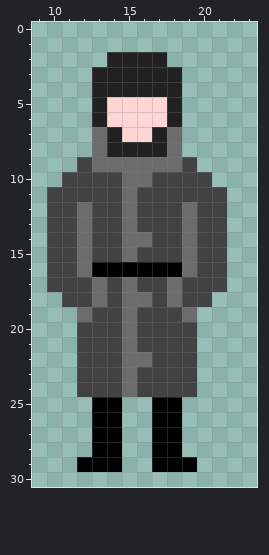
Pixel-art sprite: assets/graphics/x32/player/character_001.png. The picture above is the old version.
The file is 32x32 pixels. Shown: x 9..23, y 0..30.
The result:
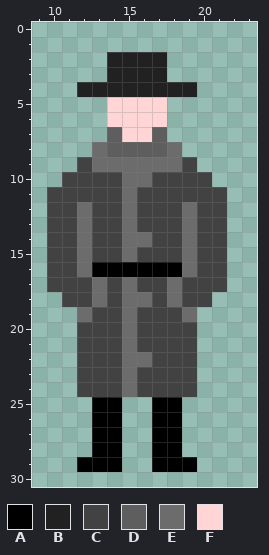
Palette (. is transparent): A #000000  B #212121  C #424242  D #5e5e5e  E #6c6c6c  F #ffd6d5
Diff:
Colour B is added in row 4 at x 12 and 19.
Colour D replaces colour B in row 7 at x 14 and 17; in row 8 at x 14 to 17.
Colour B is removed in row 3 at x 13 and 18; in rows 5 to 6 at x 13 and 18.
Colour E is removed in row 7 at x 13 and 18.
Boxes around the changes in both pictures, in picture pixels (x1, y1, x2, y2):
changed: (77, 67, 197, 157)
